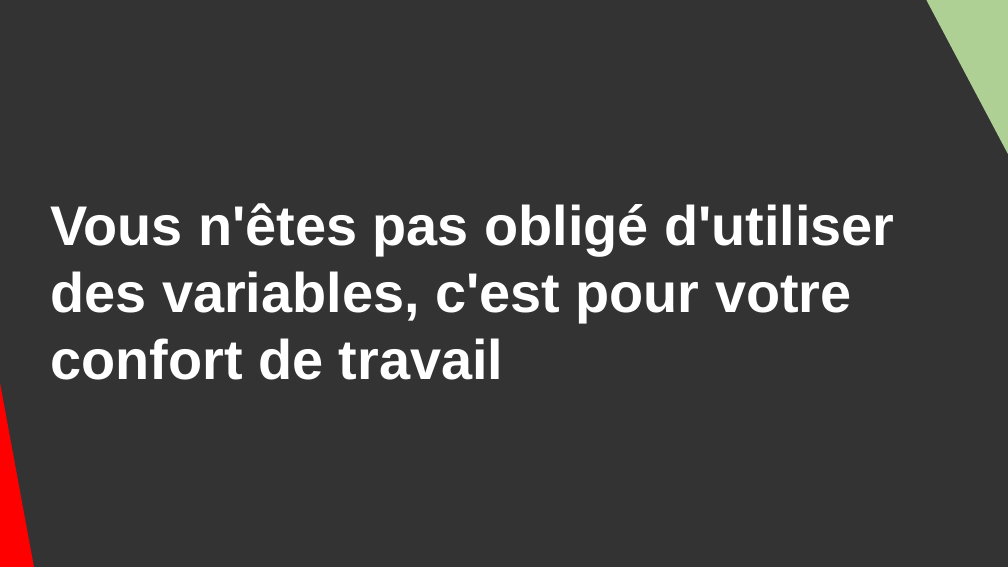
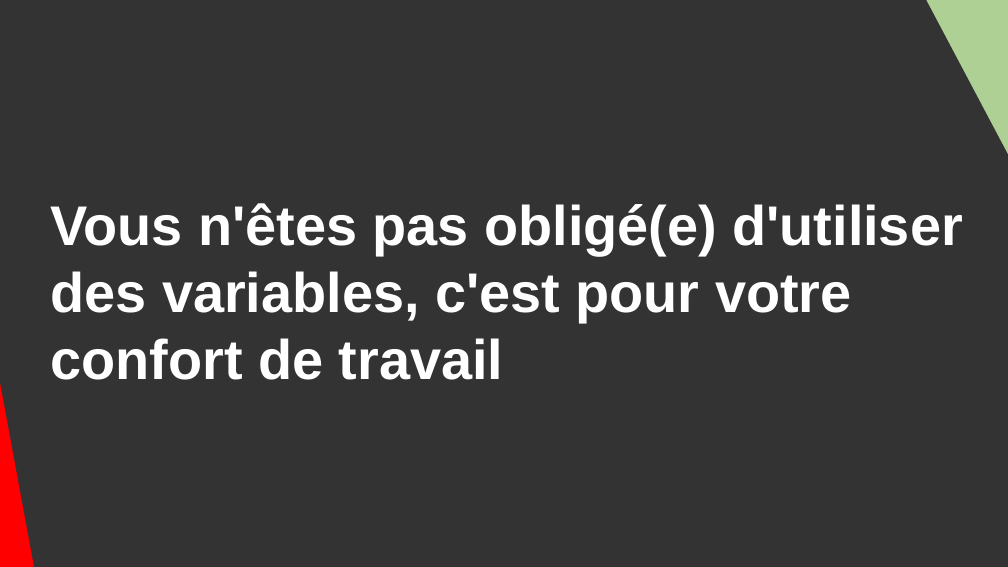
Before and after one commit to DanYellow/cours, a slide deck: slide 23 of integration-web-s1/travaux-pratiques/numero-4/presentation.odp (slide 24 before the commit). Drawn at 1008x567 pixels with LibreOffice and Linux fonts; fonts in the diff are those of the drawing. Boxes give left, top, right and bottom in pixels: in the first picture for what was removed or moved away, otherwise in the second. Text is boxed around its words. In the diff, an @@ line names an element or a change of style, - is before the commit and + after.

```diff
--- a/integration-web-s1/travaux-pratiques/numero-4/presentation.odp
+++ b/integration-web-s1/travaux-pratiques/numero-4/presentation.odp
@@ title at (50, 203, 963, 380): text changed @@
-Vous n'êtes pas obligé d'utiliser des variables, c'est pour votre confort de travail
+Vous n'êtes pas obligé(e) d'utiliser des variables, c'est pour votre confort de travail
```
Also in this commit, not shown: 5 other slides changed, 1 slide removed, 1 other file.
